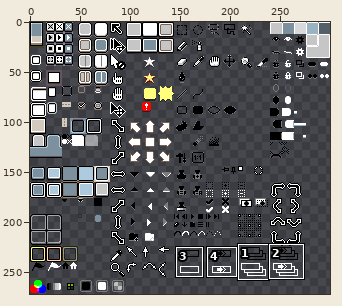
Edited in one commit: sprite sheet (data/skins/default/sheet.png). The first picture is a wide view before the edit; the outline marks the close-up.
Close-up. Before:
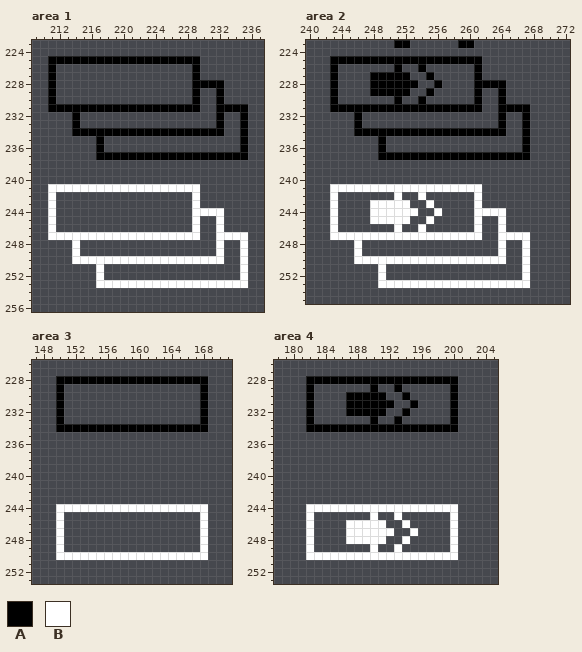
The file is 300x272 pixels. Colours within 5 levels of each other are drawn and written as one. Shown: area 1: x 209..237, y 223..256; area 2: x 240..272, y 223..255; area 3: x 147..171, y 226..253; area 4: x 178..205, y 226..253.
Palette (. is transparent): A #000000  B #ffffff
Pixels before, area 1, first column x 211:
225 AAAAAAAAAAAAAAAAAAA......
226 A.................A......
227 A.................A......
228 A.................AAAA...
229 A.................A..A...
230 A.................A..A...
231 AAAAAAAAAAAAAAAAAAA..AAAA
232 ...A.................A..A
233 ...A.................A..A
234 ...AAAAAAAAAAAAAAAAAAA..A
235 ......A.................A
236 ......A.................A
237 ......AAAAAAAAAAAAAAAAAAA
238 .........................
239 .........................
240 .........................
241 BBBBBBBBBBBBBBBBBBB......
242 B.................B......
243 B.................B......
244 B.................BBBB...
245 B.................B..B...
246 B.................B..B...
247 BBBBBBBBBBBBBBBBBBB..BBBB
248 ...B.................B..B
249 ...B.................B..B
250 ...BBBBBBBBBBBBBBBBBBB..B
251 ......B.................B
252 ......B.................B
253 ......BBBBBBBBBBBBBBBBBBB
Pixels before, area 2, first column x 243:
223 ........AA......AA.......
224 .........................
225 AAAAAAAAAAAAAAAAAAA......
226 A.......A..A......A......
227 A....AAAAA..A.....A......
228 A....AAAAAA..A....AAAA...
229 A....AAAAA..A.....A..A...
230 A.......A..A......A..A...
231 AAAAAAAAAAAAAAAAAAA..AAAA
232 ...A.................A..A
233 ...A.................A..A
234 ...AAAAAAAAAAAAAAAAAAA..A
235 ......A.................A
236 ......A.................A
237 ......AAAAAAAAAAAAAAAAAAA
238 .........................
239 .........................
240 .........................
241 BBBBBBBBBBBBBBBBBBB......
242 B.......B..B......B......
243 B....BBBBB..B.....B......
244 B....BBBBBB..B....BBBB...
245 B....BBBBB..B.....B..B...
246 B.......B..B......B..B...
247 BBBBBBBBBBBBBBBBBBB..BBBB
248 ...B.................B..B
249 ...B.................B..B
250 ...BBBBBBBBBBBBBBBBBBB..B
251 ......B.................B
252 ......B.................B
253 ......BBBBBBBBBBBBBBBBBBB
Pixels before, area 3, first column x 150:
228 AAAAAAAAAAAAAAAAAAA
229 A.................A
230 A.................A
231 A.................A
232 A.................A
233 A.................A
234 AAAAAAAAAAAAAAAAAAA
235 ...................
236 ...................
237 ...................
238 ...................
239 ...................
240 ...................
241 ...................
242 ...................
243 ...................
244 BBBBBBBBBBBBBBBBBBB
245 B.................B
246 B.................B
247 B.................B
248 B.................B
249 B.................B
250 BBBBBBBBBBBBBBBBBBB
Pixels before, area 4, first column x 182:
228 AAAAAAAAAAAAAAAAAAA
229 A.......A..A......A
230 A....AAAAA..A.....A
231 A....AAAAAA..A....A
232 A....AAAAA..A.....A
233 A.......A..A......A
234 AAAAAAAAAAAAAAAAAAA
235 ...................
236 ...................
237 ...................
238 ...................
239 ...................
240 ...................
241 ...................
242 ...................
243 ...................
244 BBBBBBBBBBBBBBBBBBB
245 B.......B..B......B
246 B....BBBBB..B.....B
247 B....BBBBBB..B....B
248 B....BBBBB..B.....B
249 B.......B..B......B
250 BBBBBBBBBBBBBBBBBBB
Once edited:
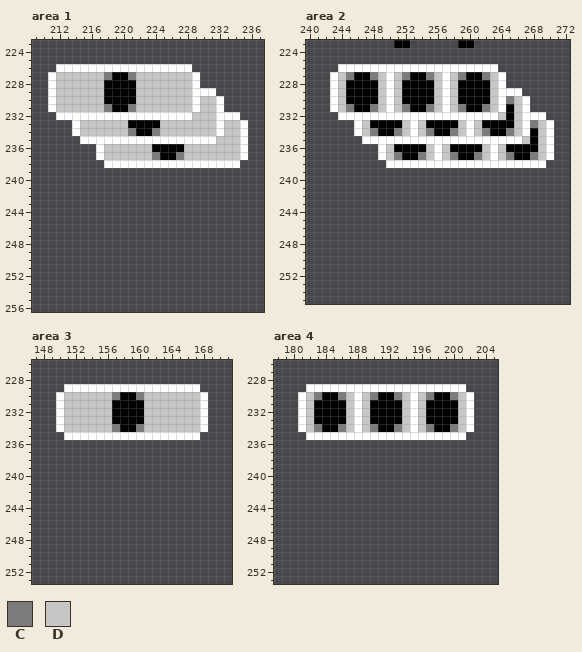
Colours new in this view: C #7c7c7c  D #c6c6c6
Change:
Changed rows in their new state; - is an unchanged pixel.
Area 1:
first column x 211:
225 ...................------
226 .BBBBBBBBBBBBBBBBB.------
227 BDDDDDDCAACDDDDDDDB------
228 BDDDDDDAAAADDDDDDDB...---
229 BDDDDDDAAAADDDDDDDBBB.---
230 BDDDDDDAAAADDDDDDDBDDB---
231 BDDDDDDC--CDDDDDDDBDDB...
232 -BBBBBBBBBBBBBBBBBDDDBBB.
233 ---BDDDDDDAAAADDDDDDDBDDB
234 ---BDDDDDDC--CDDDDDDDBDDB
235 ----BBBBBBBBBBBBBBBBBDDDB
236 ------BDDDDDDAAAADDDDDDDB
237 ------BDDDDDDC--CDDDDDDDB
238 -------BBBBBBBBBBBBBBBBB-
241 ...................------
242 .-----------------.------
243 .-----------------.------
244 .-----------------....---
245 .-----------------.--.---
246 .-----------------.--.---
247 ...................--....
248 ---.-----------------.--.
249 ---.-----------------.--.
250 ---...................--.
251 ------.-----------------.
252 ------.-----------------.
253 ------...................
Area 2:
first column x 243:
225 ...................---------
226 .BBBBBBBBBBBBBBBBBBBB-------
227 BDCAACDBDCAACDBDCA-CDB------
228 BDAAA-DBD--AADBDAA--DB------
229 BDAAA-DBD-AA-DBDAA-ADBBB----
230 BDAAAADBDAA-ADBDAA-ADBCDB---
231 BDC--CDBDC--CDBDC--CDB-DB---
232 -BBBBBBBBBBBBBBBBBBBBDADBBB-
233 ---BDAAAADBDAAAADBDAA-ADBCDB
234 ---BDC--CDBDC--CDBDC--CDBADB
235 ----BBBBBBBBBBBBBBBBBBBBDADB
236 ------BDAAAADBDAAAADBDAA-ADB
237 ------BDC--CDBDC--CDBDC--CDB
238 -------BBBBBBBBBBBBBBBBBBBB-
241 ...................---------
242 .-------.--.------.---------
243 .----.....--.-----.---------
244 .----......--.----....------
245 .----.....--.-----.--.------
246 .-------.--.------.--.------
247 ...................--....---
248 ---.-----------------.--.---
249 ---.-----------------.--.---
250 ---...................--.---
251 ------.-----------------.---
252 ------.-----------------.---
253 ------...................---
Area 3:
first column x 150:
228 ...................
229 .BBBBBBBBBBBBBBBBB.
230 BDDDDDDCAACDDDDDDDB
231 BDDDDDDAAAADDDDDDDB
232 BDDDDDDAAAADDDDDDDB
233 BDDDDDDAAAADDDDDDDB
234 BDDDDDDC--CDDDDDDDB
235 -BBBBBBBBBBBBBBBBB-
first column x 150:
244 ...................
245 .-----------------.
246 .-----------------.
247 .-----------------.
248 .-----------------.
249 .-----------------.
250 ...................
Area 4:
first column x 181:
228 -...................--
229 -BBBBBBBBBBBBBBBBBBBB-
230 BDCAACDBDC-ACDBDCAACDB
231 BDAAAADBD---ADBDAAA-DB
232 BDAAAADBD--AADBDAAA-DB
233 BDAAAADBD-AA-DBDAAA-DB
234 BDC--CDBDC--CDBDC--CDB
235 -BBBBBBBBBBBBBBBBBBBB-
first column x 182:
244 ...................
245 .-------.--.------.
246 .----.....--.-----.
247 .----......--.----.
248 .----.....--.-----.
249 .-------.--.------.
250 ...................
Where, in picture pixels (left, top, right, bottom), the same in both close-ups:
changed: (48, 56, 248, 288)
changed: (330, 56, 554, 288)
changed: (56, 376, 208, 440)
erased: (56, 504, 208, 560)
changed: (298, 376, 474, 440)
erased: (306, 504, 458, 560)
